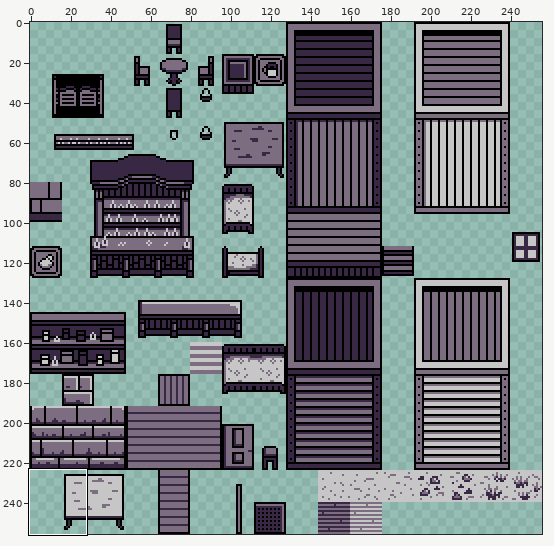
One commit to this pixel-art file: Art/Tilesets/First Stage/Stingaree1.aseprite. The first picture is a wide view before the edit; the outline marks the close-up.
Close-up. First the earlier version:
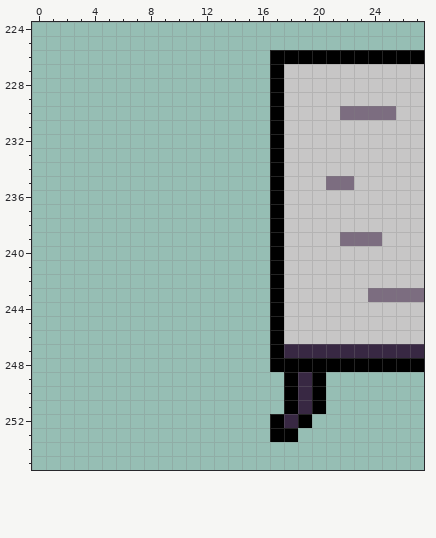
256x256 pixels, 1 frame. Shown: x 0..27, y 224..255.
After the commit:
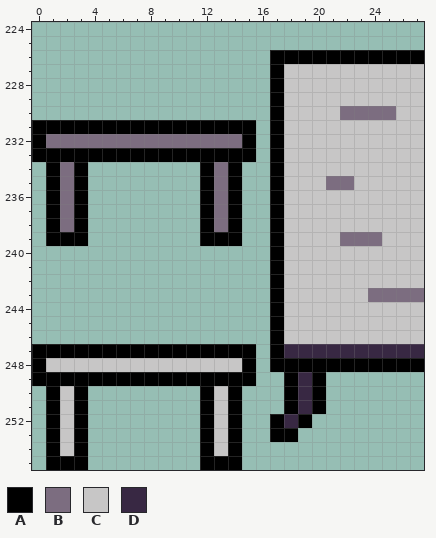
Palette (. is transparent): A #000000  B #7c6d80  C #c7c6c6  D #382843
Difference:
y 231: x 0..15 ................ -> AAAAAAAAAAAAAAAA
y 232: x 0..15 ................ -> ABBBBBBBBBBBBBBA
y 233: x 0..15 ................ -> AAAAAAAAAAAAAAAA
y 234..238: x 1..3 ... -> ABA; x 12..14 ... -> ABA
y 239: x 1..3 ... -> AAA; x 12..14 ... -> AAA
y 247: x 0..15 ................ -> AAAAAAAAAAAAAAAA
y 248: x 0..15 ................ -> ACCCCCCCCCCCCCCA
y 249: x 0..15 ................ -> AAAAAAAAAAAAAAAA
y 250..254: x 1..3 ... -> ACA; x 12..14 ... -> ACA
y 255: x 1..3 ... -> AAA; x 12..14 ... -> AAA
Boxes around the changes in both close-ups, in picture pixels (x1, y1, x2, y2):
added: (32, 120, 256, 246)
added: (32, 344, 256, 470)
